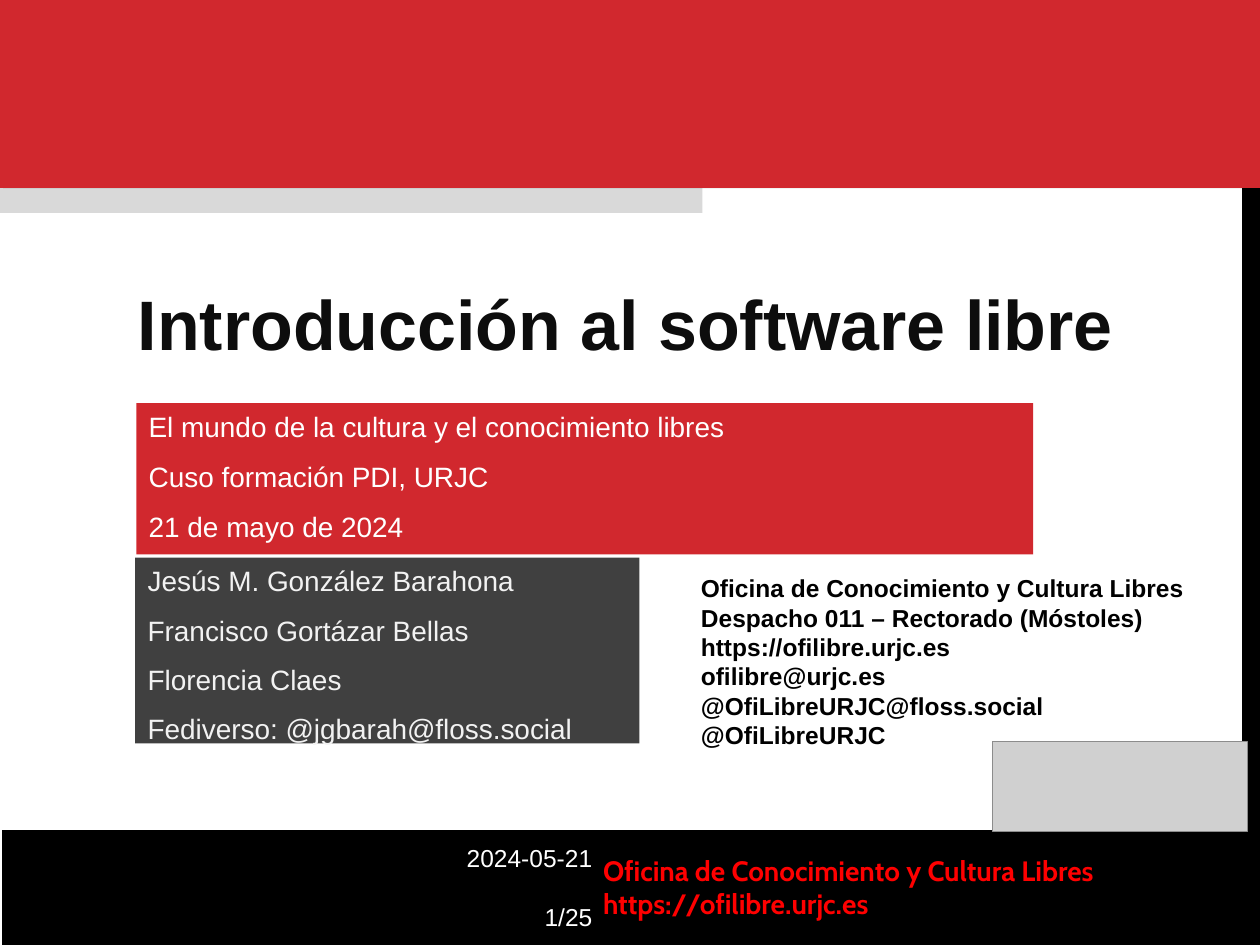
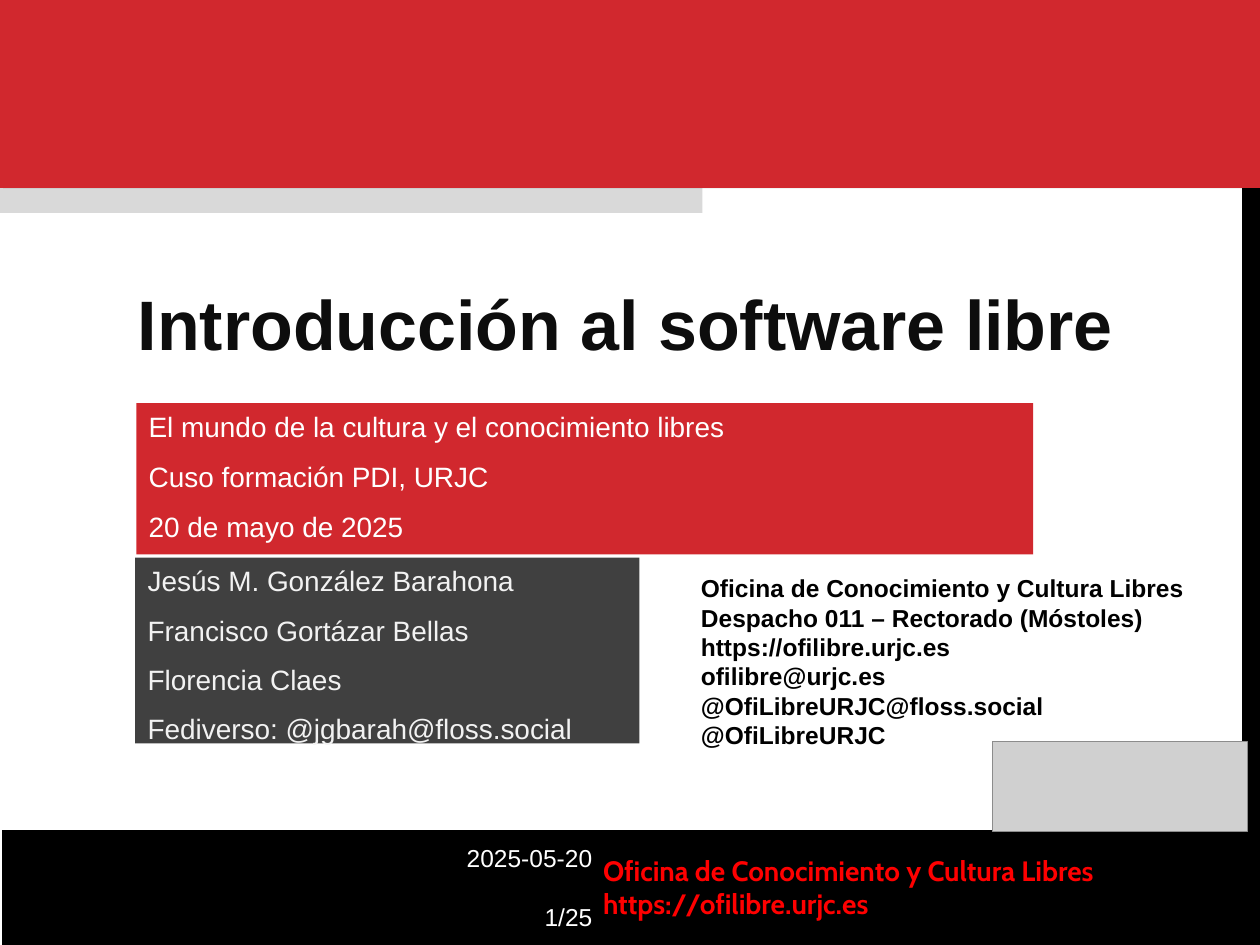
Before and after one commit to roberto-red/ofilibre, a slide deck: slide 1 of static/transpas/curso-cultura-libre/Software_Libre.odp. Drawn at 1260x945 pixels with LibreOffice and Linux fonts; fonts in the diff are those of the drawing; grey boxes stand for pictures; background and template pictures are left out. Boxes give left, top, right and bottom in pixels: in the first picture for what was removed or moved away, otherwise in the second. Text is boxed around its words. In the diff, an @@ line names an element or a change of style, - is before the commit and + after.

```diff
--- a/static/transpas/curso-cultura-libre/Software_Libre.odp
+++ b/static/transpas/curso-cultura-libre/Software_Libre.odp
@@ text in rectangle at [149,516,403,542]: text changed @@
-21 de mayo de 2024
+20 de mayo de 2025
@@ text at [467,850,592,868]: text changed @@
-2024-05-21
+2025-05-20
```
Also in this commit, not shown: 14 other slides changed, 3 other files.
